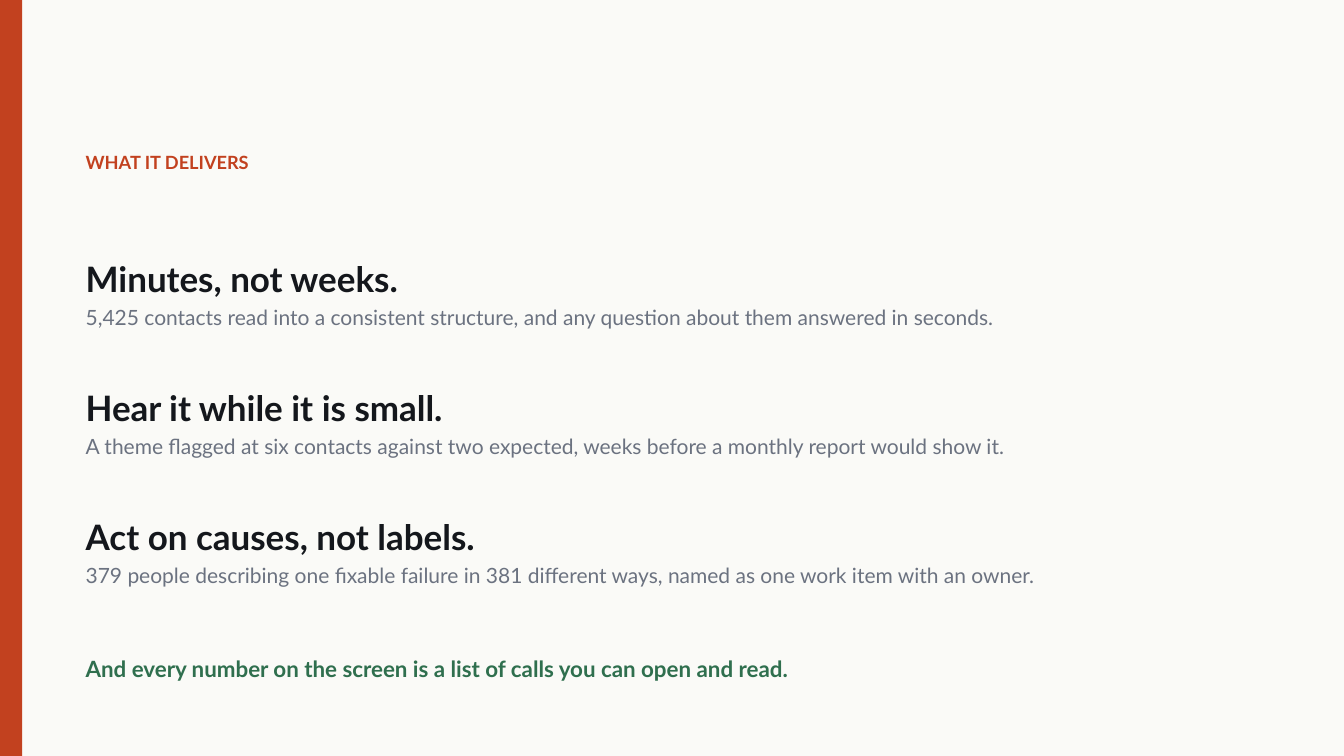
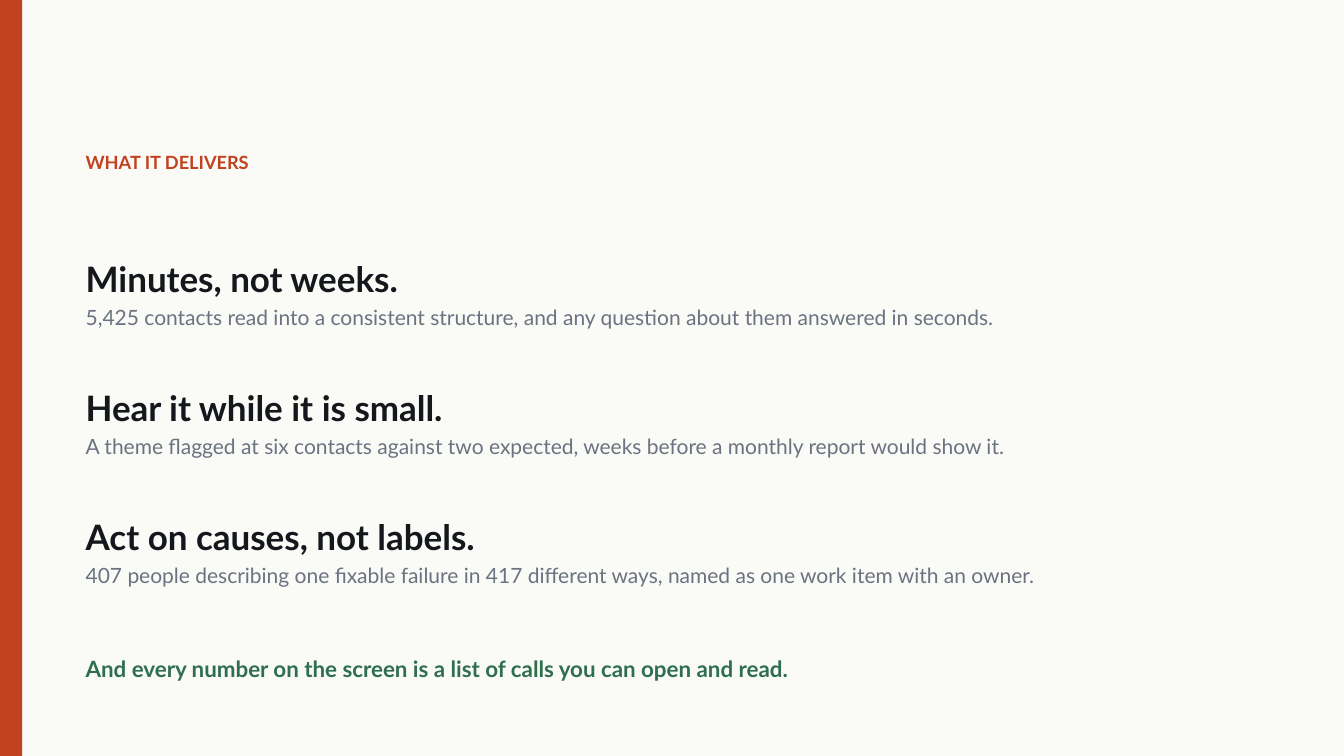
Before and after one commit to Gread/voc_hackathon, a slide deck: slide 15 of docs/voc_insights_deck.pptx. Drawn at 1344x756 pixels with LibreOffice and Linux fonts; fonts in the diff are those of the drawing. Boxes give left, top, right and bottom in pixels: in the first picture for what was removed or moved away, otherwise in the second. Text is boxed around its words. In the diff, an @@ line names an element or a change of style, - is before the commit and + after.

```diff
--- a/docs/voc_insights_deck.pptx
+++ b/docs/voc_insights_deck.pptx
@@ text at [86, 567, 1034, 587]: text changed @@
-379 people describing one fixable failure in 381 different ways, named as one work item with an owner.
+407 people describing one fixable failure in 417 different ways, named as one work item with an owner.
```
Also in this commit, not shown: 5 other slides changed, 12 other files.
